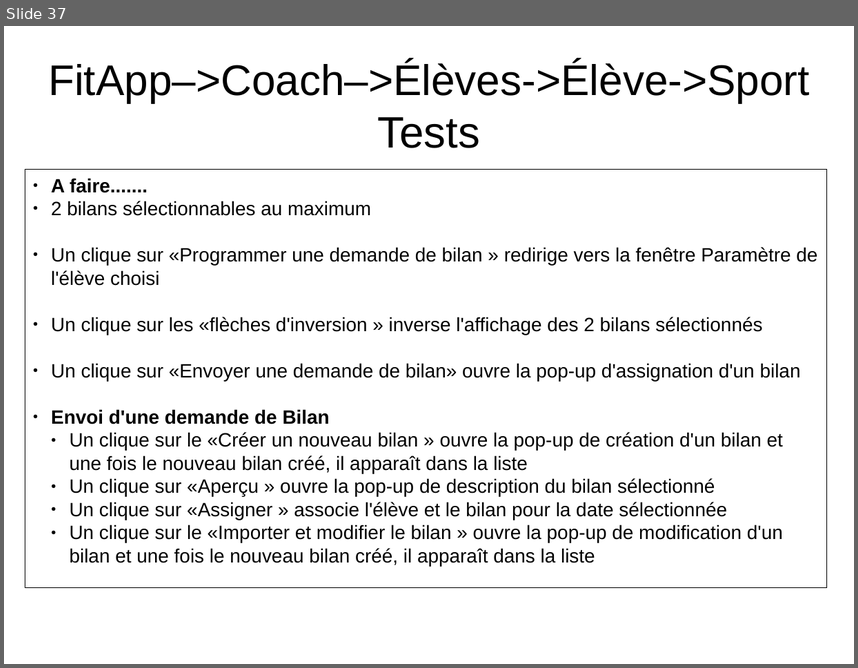
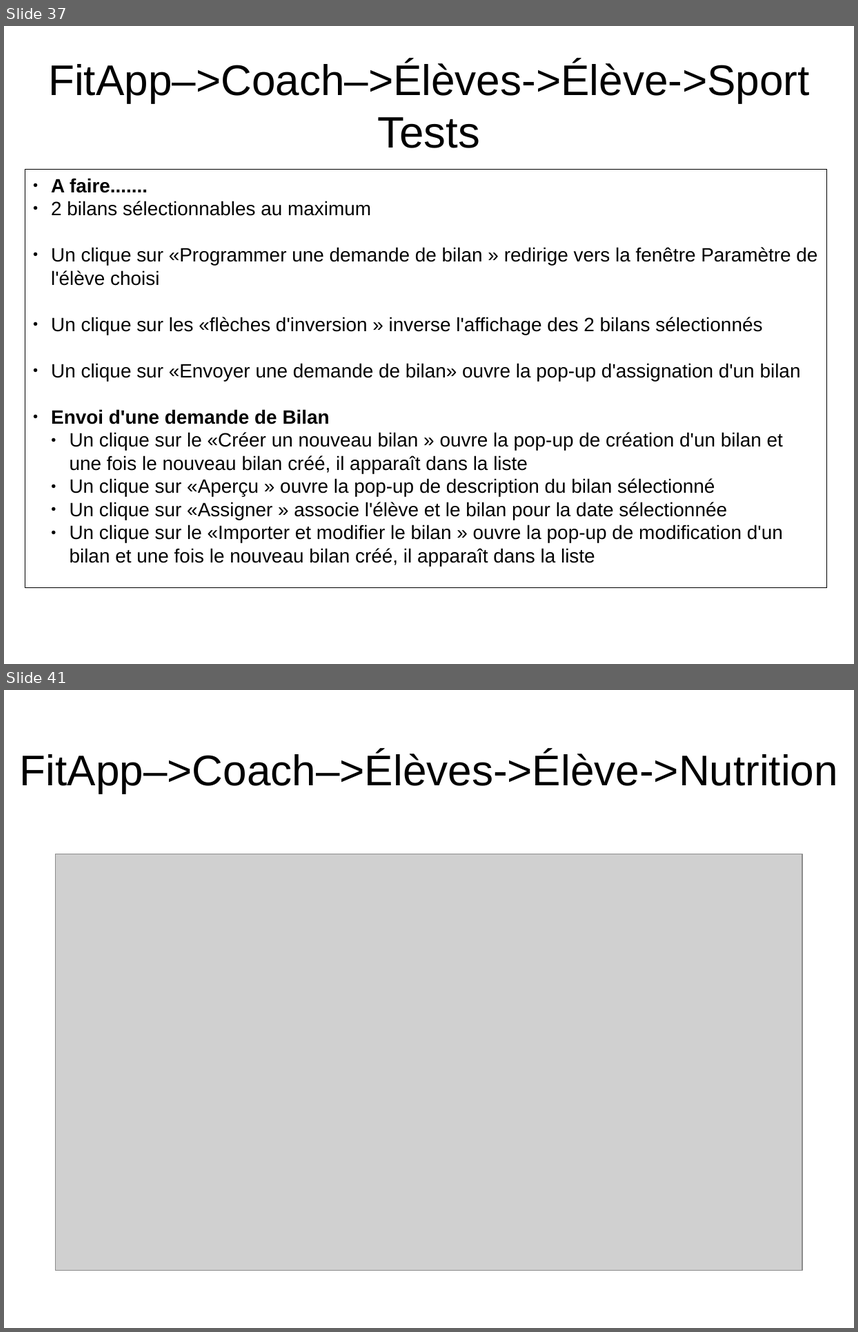
Before and after one commit to NicolasGavard/WebVysionSportV2, a slide deck: Documentations/FitApp - Elèves v1.02.odp. Shown one above the other, each under a label of ours: slide 37 before the commit, slides 37 and 41 after it; the slides between them are not shown. The pictures are 858x668 and 858x1332 pixels, drawn with LibreOffice and Linux fonts; fonts in the diff are those of the drawing; grey boxes stand for pictures. Boxes give left, top, right and bottom in pixels: in the first picture for what was removed or moved away, otherwise in the second. Text is boxed around its words. In the diff, an @@ line names an element or a change of style, - is before the commit and + after.

```diff
--- a/Documentations/FitApp - Elèves v1.02.odp
+++ b/Documentations/FitApp - Elèves v1.02.odp
@@ slide 41 added at <box>4,690,854,1328</box>, background #FFFFFF @@
@@ title added at <box>20,751,838,793</box>, 40 pt, text #000000 @@
+FitApp–>Coach–>Élèves->Élève->Nutrition
@@ picture added at <box>56,854,802,1271</box> @@
```
Also in this commit, not shown: 2 slides changed, 6 other slides added.
